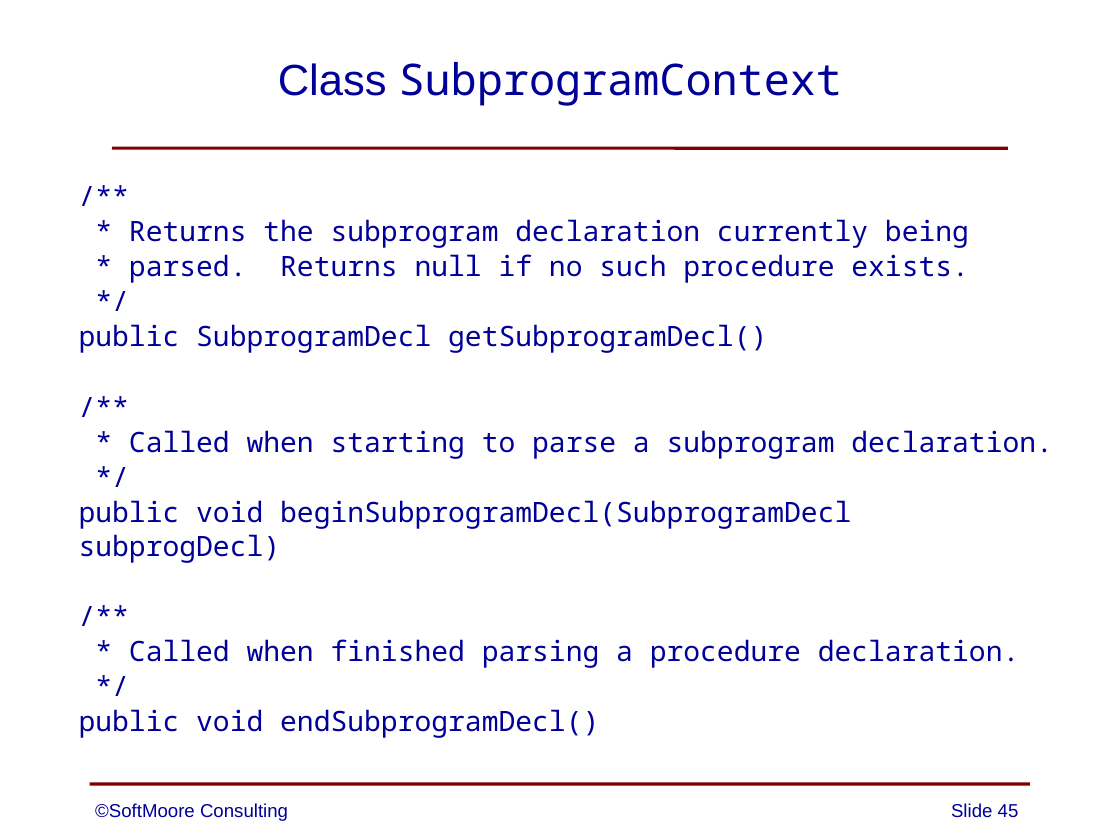
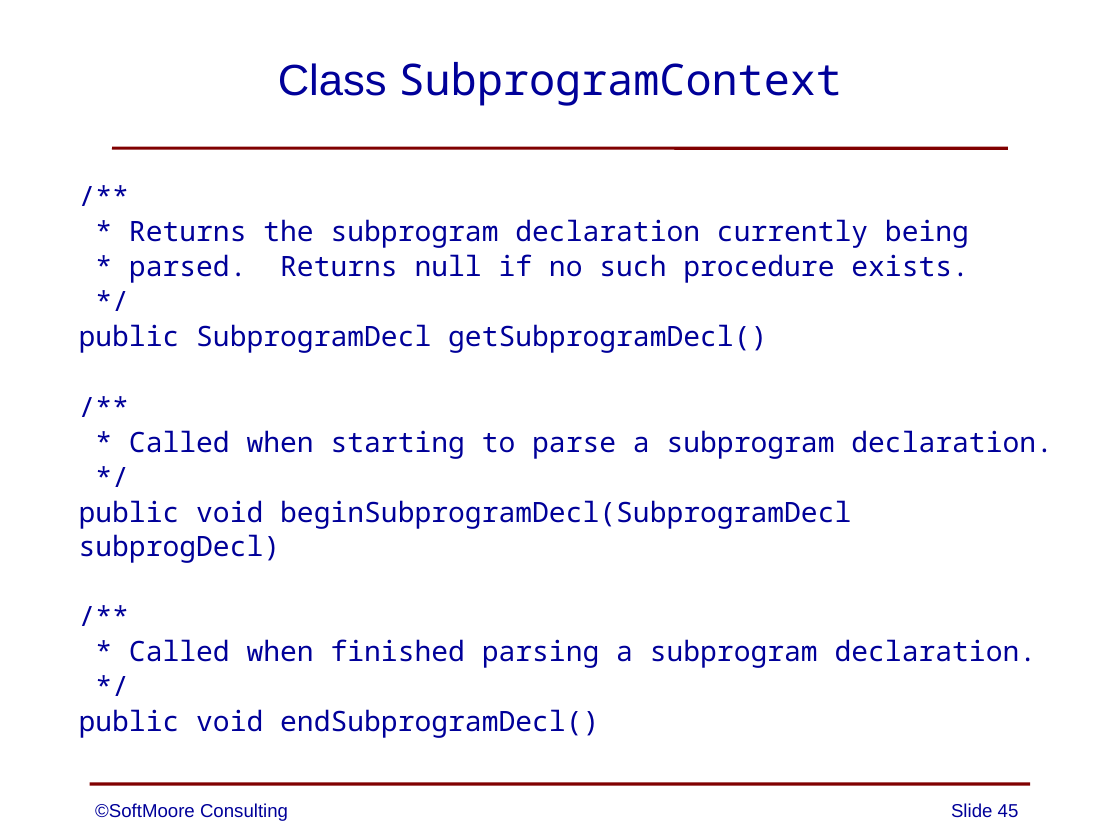
Before and after one commit to SoftMoore/CPRL, a slide deck: slide 45 of PowerPoint Slides/08 - Abstract Syntax Trees.pptx. Drawn at 1120x840 pixels with LibreOffice and Linux fonts; fonts in the diff are those of the drawing. Boxes give left, top, right and bottom in pixels: in the first picture for what was removed or moved away, otherwise in the second. Text is boxed around its words. In the diff, an @@ line names an element or a change of style, - is before the commit and + after.

```diff
--- a/PowerPoint Slides/08 - Abstract Syntax Trees.pptx
+++ b/PowerPoint Slides/08 - Abstract Syntax Trees.pptx
@@ text at bbox=[129, 639, 1037, 668]: text changed @@
-* Called when finished parsing a procedure declaration.
+* Called when finished parsing a subprogram declaration.
```
Also in this commit, not shown: 1 other slide changed, 1 other file.
